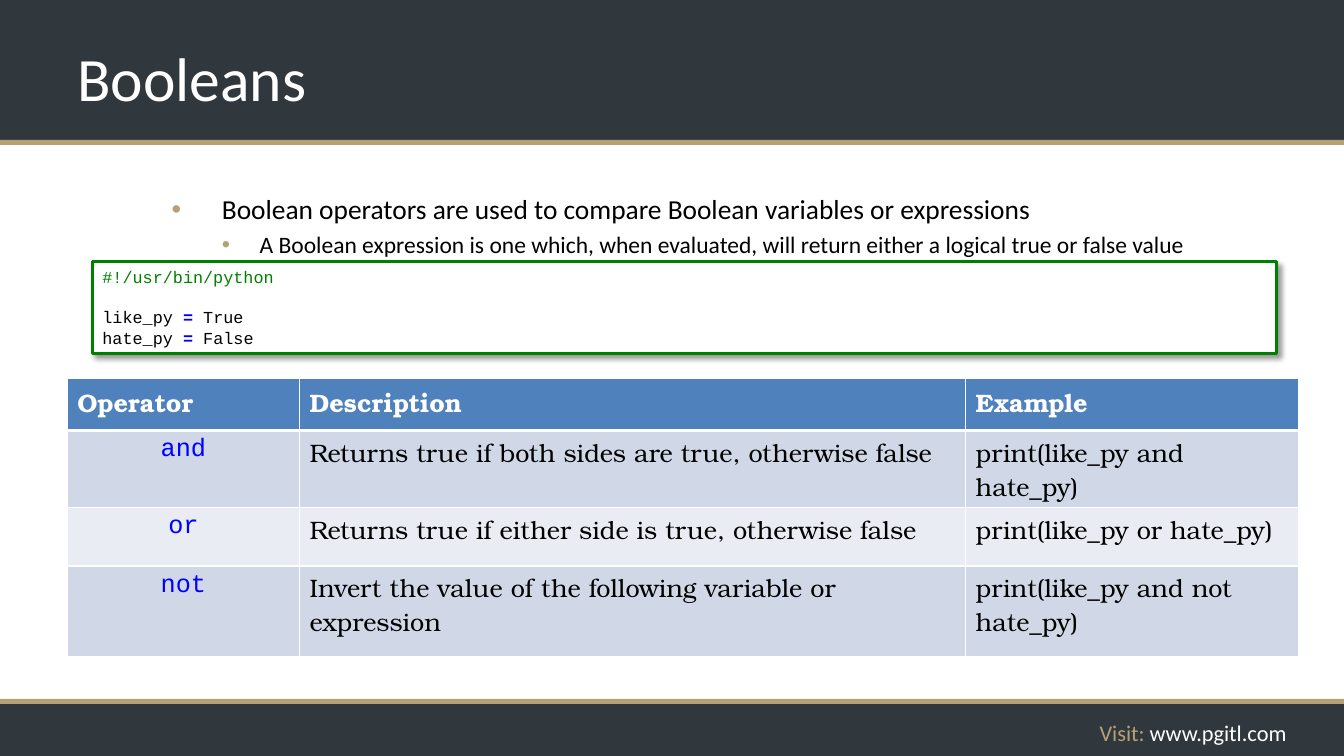
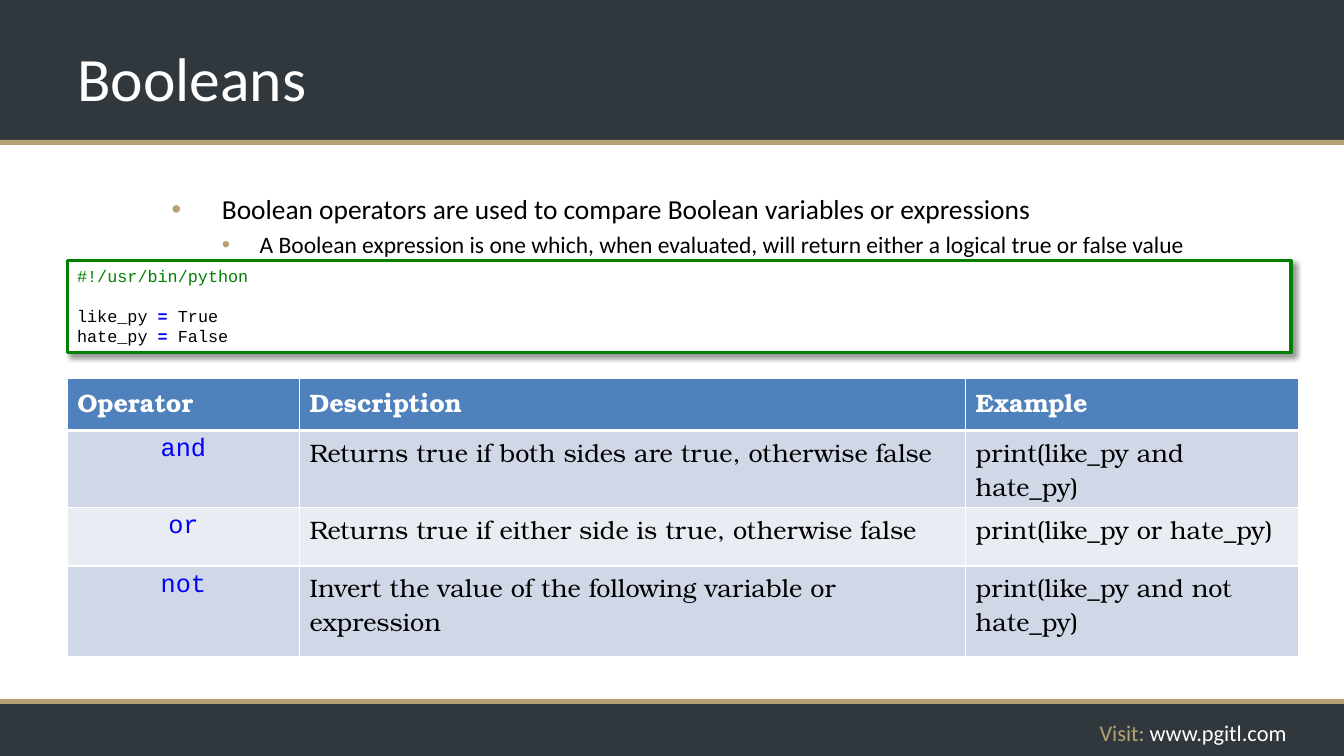
Before and after one commit to rikkouri/project-a, a slide deck: slide 55 of Programming Foundations.pptx. Drawn at 1344x756 pixels with LibreOffice and Linux fonts; fonts in the diff are those of the drawing; background and template pictures are left out. Boxes give left, top, right and bottom in pixels: in the first picture for what was removed or moved away, otherwise in the second. Text is boxed around its words. In the diff, an @@ line names an element or a change of style, - is before the commit and + after.

Commit message:
Code box alignment corrections

```diff
--- a/Programming Foundations.pptx
+++ b/Programming Foundations.pptx
@@ rectangle "#!/usr/bin/python": place and size @@
-rectangle "#!/usr/bin/python" at <box>93,262,1277,354</box>
+rectangle "#!/usr/bin/python" at <box>68,261,1292,353</box>
```
Also in this commit, not shown: 42 other slides changed.
